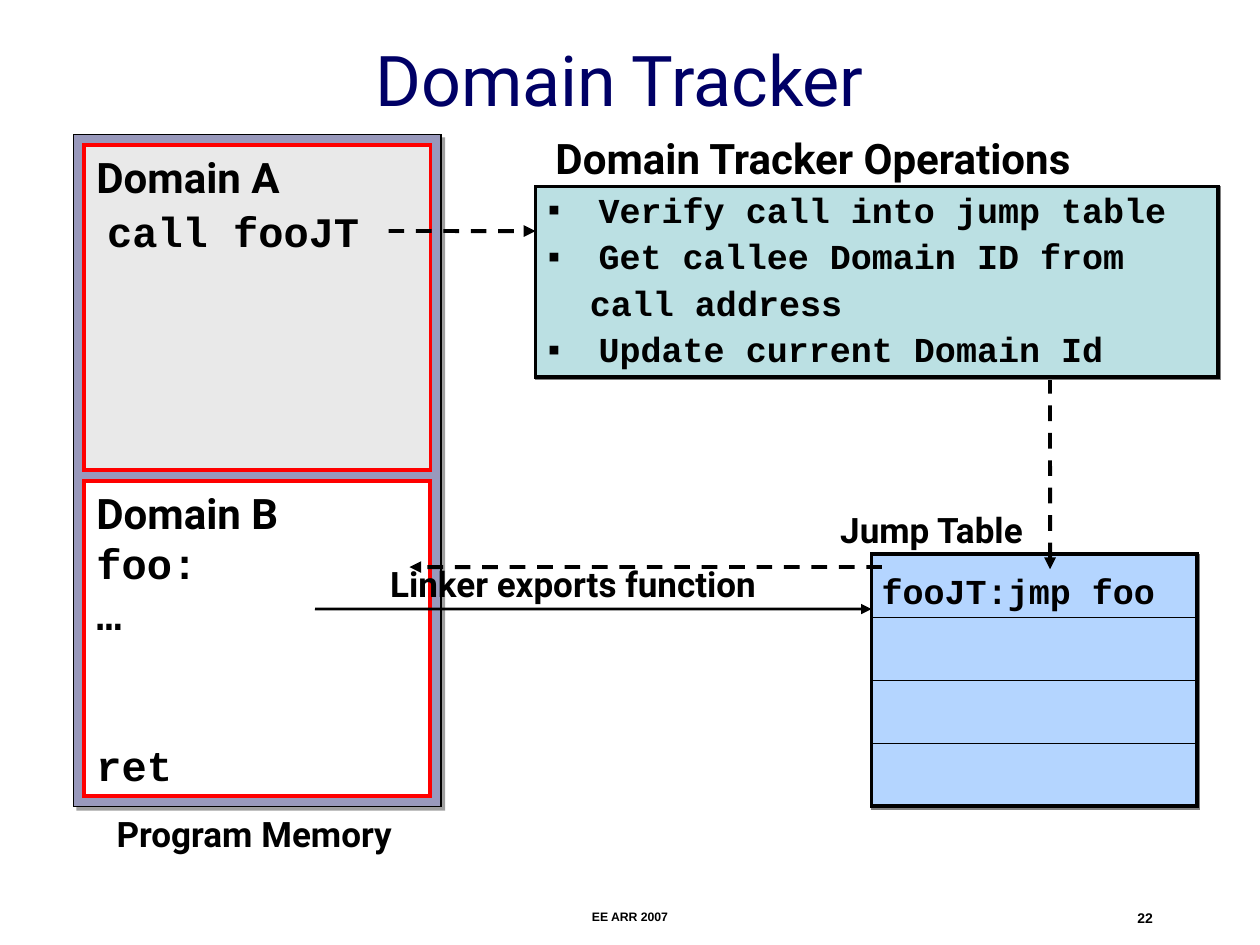
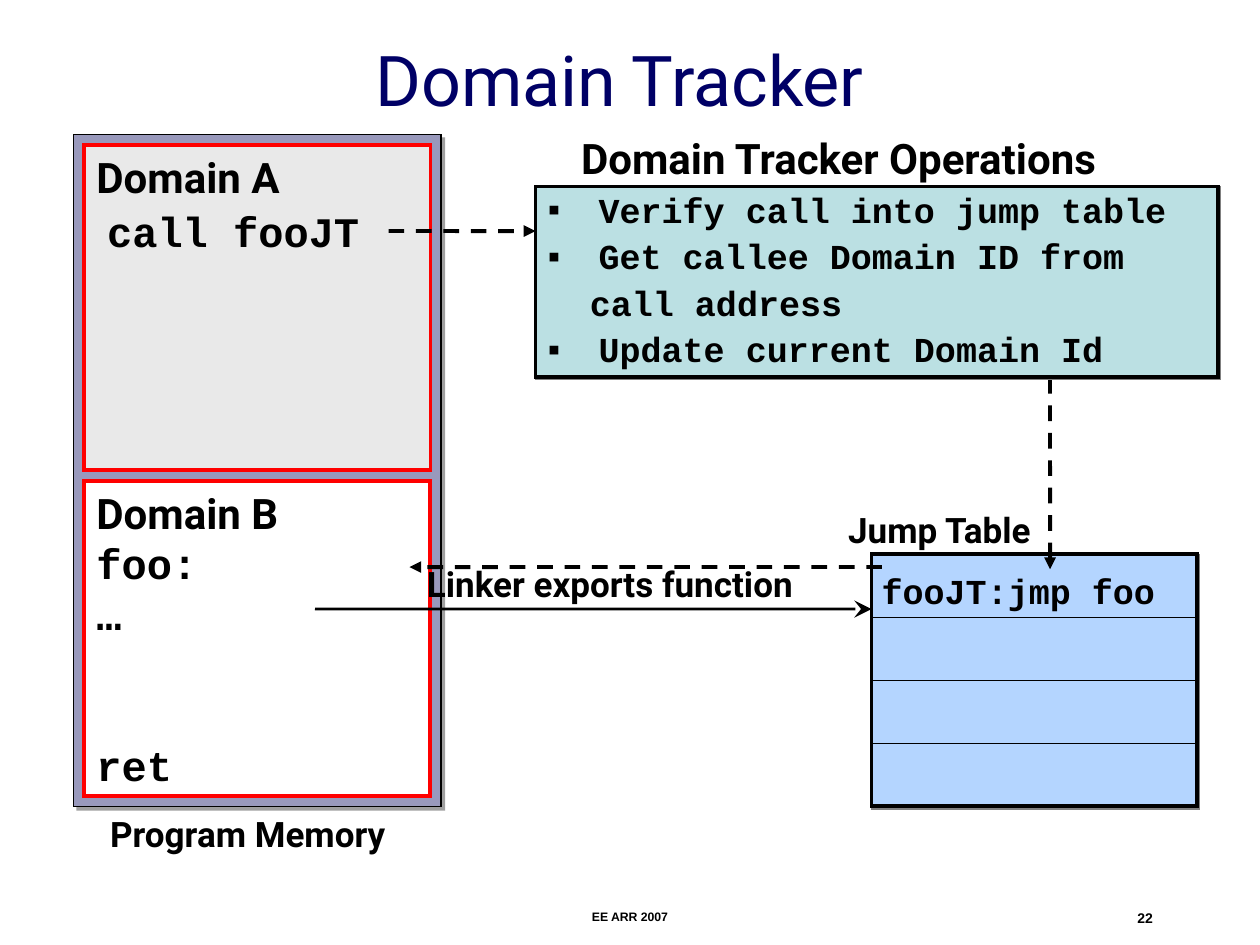
Before and after one commit to nesl/umpu, a slide deck: slide 22 of docs/ee-arr-2007/ee-arr.ppt. Drawn at 1260x945 pixels with LibreOffice and Linux fonts; fonts in the diff are those of the drawing. Boxes give left, top, right and bottom in pixels: in the first picture for what was removed or moved away, otherwise in the second. Text is boxed around its words. In the diff, an @@ line names an element or a change of style, - is before the commit and + after.

```diff
--- a/docs/ee-arr-2007/ee-arr.ppt
+++ b/docs/ee-arr-2007/ee-arr.ppt
@@ text "Domain Tracker Operations": place and size @@
-text "Domain Tracker Operations" at (555,142,1071,183)
+text "Domain Tracker Operations" at (581,142,1096,183)
@@ text "Jump Table": place and size @@
-text "Jump Table" at (840,516,1022,550)
+text "Jump Table" at (848,516,1030,550)
@@ text "Linker exports function": place and size @@
-text "Linker exports function" at (390,565,756,606)
+text "Linker exports function" at (427,565,793,606)
@@ arrow (315, 609) - (872, 609): arrowheads changed @@
@@ text "Program Memory": place and size @@
-text "Program Memory" at (117,822,391,855)
+text "Program Memory" at (110,822,385,855)
```
Also in this commit, not shown: 20 other slides changed, 2 other files.
